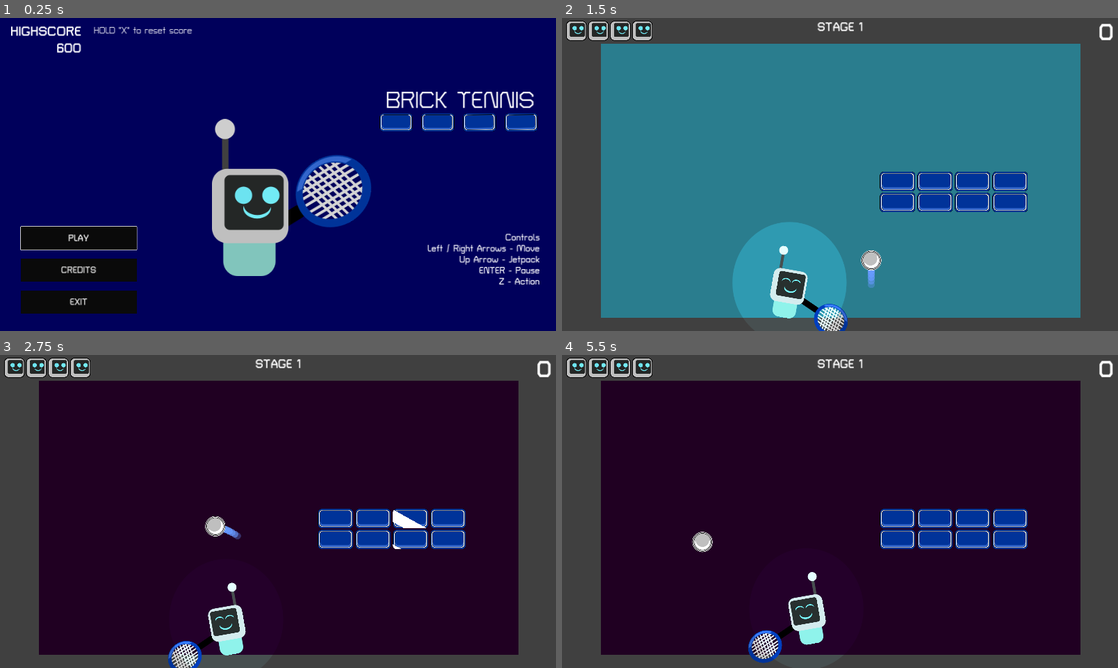
Above: before the commit, frames 1-4 (two rows, left to right).
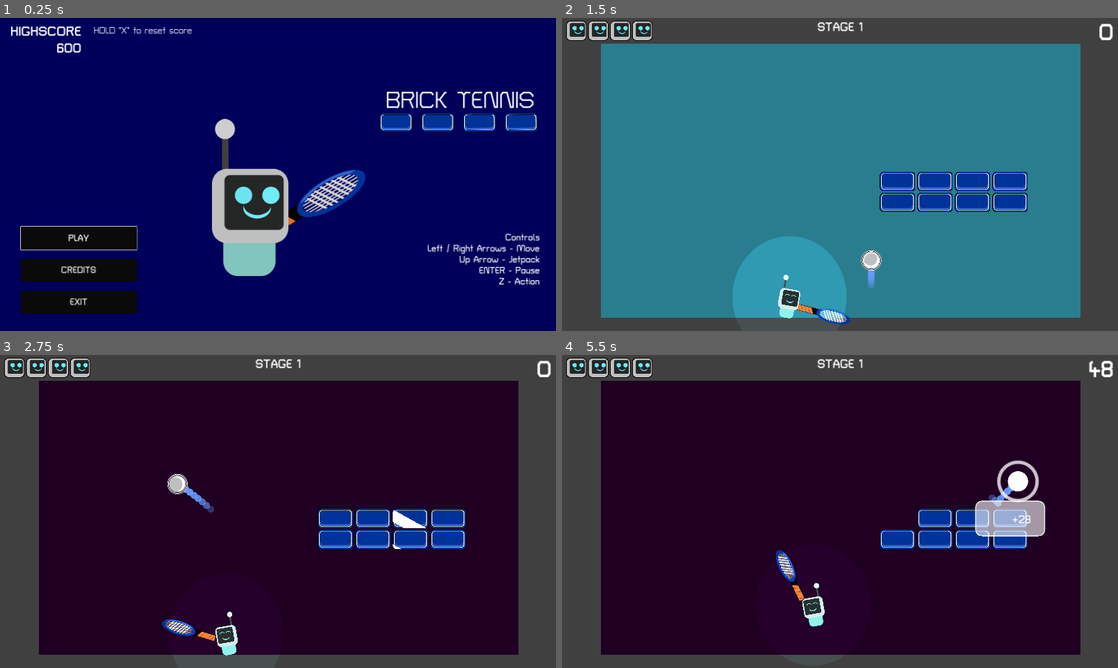
Above: after the commit, the same moments.

Repository: mathew-tran/bricktennis
Game: Godot game, scene res://Scenes/Title.tscn
The game is run twice, just before and just after one commit, with the same random seed, the same clock (stepped at 60 frames per second) and the same inputs.
Inputs:
- Up to frame 1 (0.25 s): no input
- Up to frame 2 (1.5 s): click "PLAY" at 0.5 s; tap Enter (pause) at 1.25 s; hold Right (move_right) from 1.28 s (still down); tap Z (shoot) at 1.35 s
- Up to frame 3 (2.75 s): release Right (move_right) at 2.03 s; hold Left (move_left) from 2.03 s (still down); tap Up (jetpack) at 2.1 s; tap Z (shoot) at 2.3 s
- Up to frame 4 (5.5 s): release Left (move_left) at 2.78 s; hold Right (move_right) 2.78-4.28 s; tap Z (shoot) at 2.85, 3.6, 4.55, 5.1 s; hold Up (jetpack) 4.28-5.03 s; hold Left (move_left) from 4.28 s (still down)

The runs differ from the first frame. In frame 1, 2.1% of the frame differs, in the area x 51-67%, y 43-67%; in frame 2, 2.2%; in frame 3, 2.0%; in frame 4, 4.2%, in the area x 23-100%, y 1-99%.

Commit message:
cleanup physics, and fix bug where ball breaks bricks when new level spawns

Diff:
--- /dev/null
+++ b/Art/HitEffect.svg
@@ -0,0 +1,38 @@
+<?xml version="1.0" encoding="UTF-8" standalone="no"?>
+<!-- Created with Inkscape (http://www.inkscape.org/) -->
+
+<svg
+   width="17.052971mm"
+   height="17.052971mm"
+   viewBox="0 0 17.052971 17.052971"
+   version="1.1"
+   id="svg1"
+   xmlns:inkscape="http://www.inkscape.org/namespaces/inkscape"
+   xmlns:sodipodi="http://sodipodi.sourceforge.net/DTD/sodipodi-0.dtd"
+   xmlns="http://www.w3.org/2000/svg"
+   xmlns:svg="http://www.w3.org/2000/svg">
+  <sodipodi:namedview
+     id="namedview1"
+     pagecolor="#ffffff"
+     bordercolor="#000000"
+     borderopacity="0.25"
+     inkscape:showpageshadow="2"
+     inkscape:pageopacity="0.0"
+     inkscape:pagecheckerboard="0"
+     inkscape:deskcolor="#d1d1d1"
+     inkscape:document-units="mm" />
+  <defs
+     id="defs1" />
+  <g
+     inkscape:label="Layer 1"
+     inkscape:groupmode="layer"
+     id="layer1"
+     transform="translate(-4.7785407,38.267131)">
+    <circle
+       style="fill:none;stroke:#ffffff;stroke-width:1.4;stroke-linecap:round;stroke-dasharray:none;stroke-opacity:0.764706"
+       id="path1"
+       cx="13.305027"
+       cy="-29.740644"
+       r="7.8264861" />
+  </g>
+</svg>
--- a/Art/Racket.svg
+++ b/Art/Racket.svg
@@ -23,9 +23,9 @@
      inkscape:pagecheckerboard="0"
      inkscape:deskcolor="#d1d1d1"
      inkscape:document-units="mm"
-     inkscape:zoom="1.4378367"
-     inkscape:cx="147.09598"
-     inkscape:cy="41.381612"
+     inkscape:zoom="8.1336326"
+     inkscape:cx="40.264912"
+     inkscape:cy="84.525578"
      inkscape:window-width="1920"
      inkscape:window-height="1001"
      inkscape:window-x="-7"
@@ -39,7 +39,7 @@
      transform="translate(-103.5896,-196.22085)"><g
        id="g55"
        style="fill:#d3d3d3;fill-opacity:1"
-       transform="matrix(-0.89181821,0.25280548,-0.25280548,-0.89181821,229.09908,215.06359)"
+       transform="matrix(-0.90081596,0.10667352,-0.25535609,-0.37631064,228.58419,213.76393)"
        inkscape:export-filename="Racket.svg"
        inkscape:export-xdpi="96"
        inkscape:export-ydpi="96"><rect
@@ -101,7 +101,7 @@
          ry="0.6259656" /></g><g
        id="g48"
        style="fill:#d3d3d3;fill-opacity:1"
-       transform="rotate(89.173452,22.812178,148.39544)"><rect
+       transform="matrix(0.01457103,0.421915,-1.0099841,0.00608696,169.76066,175.10463)"><rect
          style="fill:#d3d3d3;fill-opacity:1;fill-rule:evenodd;stroke:none;stroke-width:0.851913;stroke-linecap:square;stroke-linejoin:round;stroke-dasharray:none;paint-order:stroke fill markers"
          id="rect45"
          width="29.536821"
@@ -163,8 +163,25 @@
        d="m 127.60632,212.12931 c 0.0228,1.57997 -1.23082,2.87028 -2.81079,2.89308 l -20.79152,0.29996 c -0.8817,0.0127 -0.0823,-5.70387 -0.0823,-5.70387 l 20.79152,-0.29996 c 1.57997,-0.0228 2.87028,1.23082 2.89308,2.81079 z"
        sodipodi:nodetypes="ssscss" /><path
        id="path42"
-       style="fill:#003399;fill-rule:evenodd;stroke:#003399;stroke-width:1;stroke-linecap:square;stroke-linejoin:round;stroke-dasharray:none;paint-order:stroke fill markers"
-       d="m 143.11891,196.72288 a 15.45725,17.205389 89.173452 0 0 -16.98036,15.70343 15.45725,17.205389 89.173452 0 0 17.42633,15.20786 15.45725,17.205389 89.173452 0 0 16.98088,-15.70395 15.45725,17.205389 89.173452 0 0 -17.42685,-15.20734 z m -0.23978,2.04225 a 13.024419,14.497416 89.173452 0 1 14.68386,12.81369 13.024419,14.497416 89.173452 0 1 -14.30817,13.23226 13.024419,14.497416 89.173452 0 1 -14.68386,-12.8142 13.024419,14.497416 89.173452 0 1 14.30817,-13.23175 z" /><path
+       style="fill:#003399;fill-rule:evenodd;stroke:#003399;stroke-width:0.652852;stroke-linecap:square;stroke-linejoin:round;stroke-dasharray:none;paint-order:stroke fill markers"
+       d="m 141.73655,206.0249 a 6.5224501,17.378643 89.922488 0 0 -17.15168,6.6262 6.5224501,17.378643 89.922488 0 0 17.60215,6.4171 6.5224501,17.378643 89.922488 0 0 17.1522,-6.62643 6.5224501,17.378643 89.922488 0 0 -17.60267,-6.41687 z m -0.2422,0.86175 a 5.4958756,14.643401 89.922488 0 1 14.83201,5.40685 5.4958756,14.643401 89.922488 0 1 -14.45253,5.58347 5.4958756,14.643401 89.922488 0 1 -14.83201,-5.40707 5.4958756,14.643401 89.922488 0 1 14.45253,-5.58325 z" /><path
        id="path64"
-       style="fill:#3366cc;fill-rule:evenodd;stroke:#003399;stroke-width:1;stroke-linecap:square;stroke-linejoin:round;stroke-dasharray:none;paint-order:stroke fill markers"
-       d="m 143.11882,196.81483 a 15.45725,17.205389 89.173452 0 0 -14.25391,7.16545 h 2.7466 a 13.024419,14.497416 89.173452 0 1 11.26753,-5.1232 13.024419,14.497416 89.173452 0 1 11.73055,5.1232 h 3.25665 a 15.45725,17.205389 89.173452 0 0 -14.74742,-7.16545 z" /></g></svg>
+       style="fill:#3366cc;fill-rule:evenodd;stroke:#003399;stroke-width:0.652852;stroke-linecap:square;stroke-linejoin:round;stroke-dasharray:none;paint-order:stroke fill markers"
+       d="m 141.73646,206.0637 a 6.5224501,17.378643 89.922488 0 0 -14.39772,3.02353 h 2.77431 a 5.4958756,14.643401 89.922488 0 1 11.38121,-2.16178 5.4958756,14.643401 89.922488 0 1 11.8489,2.16178 h 3.28951 a 6.5224501,17.378643 89.922488 0 0 -14.89621,-3.02353 z" /><g
+       id="g5"
+       transform="translate(0,-8.6026952)"><path
+         id="path1"
+         style="fill:#e96c2a;fill-opacity:1;fill-rule:evenodd;stroke:#000000;stroke-width:0.2;stroke-linecap:round;stroke-linejoin:miter;stroke-dasharray:none;stroke-opacity:1;paint-order:stroke fill markers"
+         d="m 104.22832,218.21633 -0.30644,0.005 c 0,0 -0.71635,5.12548 -0.0429,5.65651 l 3.32951,-0.0476 c 0.112,-0.0826 0.14714,-0.23597 0.0755,-0.35915 z" /><path
+         id="rect1"
+         style="fill:#e96c2a;stroke:#000000;stroke-width:0.2;stroke-linecap:round;stroke-opacity:1"
+         d="m 107.60434,218.16775 -3.55172,0.0512 c -0.017,0.0673 -0.009,0.14112 0.0289,0.20618 l 3.17138,5.4529 3.36001,-0.0481 c 0.112,-0.0826 0.14709,-0.23597 0.0754,-0.35915 z" /><path
+         id="path2"
+         style="fill:#e96c2a;stroke:#000000;stroke-width:0.2;stroke-linecap:round;stroke-opacity:1"
+         d="m 111.19263,218.16775 -3.55172,0.0512 c -0.017,0.0674 -0.009,0.14112 0.0289,0.20619 l 3.17138,5.45289 3.36001,-0.048 c 0.112,-0.0826 0.14709,-0.23598 0.0754,-0.35916 z" /><path
+         id="path3"
+         style="fill:#e96c2a;stroke:#000000;stroke-width:0.2;stroke-linecap:round;stroke-opacity:1"
+         d="m 114.78092,218.16775 -3.55172,0.0512 c -0.017,0.0674 -0.009,0.14112 0.0289,0.20619 l 3.17138,5.45289 3.36001,-0.048 c 0.112,-0.0826 0.14709,-0.23598 0.0754,-0.35916 z" /><path
+         id="path4"
+         style="fill:#e96c2a;stroke:#000000;stroke-width:0.2;stroke-linecap:round;stroke-opacity:1"
+         d="m 118.36921,218.16775 -3.55172,0.0512 c -0.017,0.0674 -0.009,0.14112 0.0289,0.20619 l 3.17138,5.45289 3.36001,-0.048 c 0.112,-0.0826 0.14709,-0.23598 0.0754,-0.35916 z" /></g></g></svg>
--- a/Prefab/Ball.tscn
+++ b/Prefab/Ball.tscn
@@ -1,9 +1,10 @@
-[gd_scene load_steps=8 format=3 uid="uid://bl8s7sgb3th6r"]
+[gd_scene load_steps=9 format=3 uid="uid://bl8s7sgb3th6r"]
 
 [ext_resource type="Texture2D" uid="uid://doftsm7yu3cen" path="res://Art/Ball.svg" id="1_2ip2b"]
 [ext_resource type="Script" path="res://Scripts/Ball.gd" id="1_dug80"]
 [ext_resource type="Texture2D" uid="uid://fk0hi32nae0w" path="res://Art/BallParticle.svg" id="3_qdwdp"]
 [ext_resource type="AudioStream" uid="uid://2iykb8q02qj3" path="res://Audio/SFX/zap1.mp3" id="4_4k3hh"]
+[ext_resource type="Texture2D" uid="uid://b6q8iu23walxu" path="res://Art/HitEffect.svg" id="5_xhg0l"]
 
 [sub_resource type="PhysicsMaterial" id="PhysicsMaterial_obai6"]
 friction = 0.2
@@ -49,4 +50,7 @@
 stream = ExtResource("4_4k3hh")
 volume_db = -10.0
 
+[node name="HitEffect" type="Sprite2D" parent="."]
+texture = ExtResource("5_xhg0l")
+
 [connection signal="body_shape_entered" from="." to="." method="_on_body_shape_entered"]
--- a/Prefab/Player.tscn
+++ b/Prefab/Player.tscn
@@ -23,16 +23,17 @@
 [sub_resource type="CircleShape2D" id="CircleShape2D_727eo"]
 
 [sub_resource type="RectangleShape2D" id="RectangleShape2D_b2wsc"]
-size = Vector2(80, 158.5)
+size = Vector2(80, 104)
 
 [sub_resource type="RectangleShape2D" id="RectangleShape2D_yq06a"]
-size = Vector2(130, 130)
+size = Vector2(130, 109)
 
 [sub_resource type="Gradient" id="Gradient_bj5fg"]
 colors = PackedColorArray(1, 1, 1, 1, 1, 1, 1, 0.333333)
 
 [node name="Player" type="RigidBody2D"]
 position = Vector2(410, 319)
+scale = Vector2(0.2, 0.2)
 mass = 20.0
 physics_material_override = SubResource("PhysicsMaterial_cnx5s")
 gravity_scale = 3.0
@@ -53,14 +54,14 @@
 freeze = true
 
 [node name="Racket" parent="Hand" instance=ExtResource("1_wx2k5")]
-position = Vector2(171, 27)
-mass = 10.0
+position = Vector2(145, 28)
 physics_material_override = SubResource("PhysicsMaterial_vyegu")
 
 [node name="CollisionShape2D" type="CollisionShape2D" parent="Hand"]
 shape = SubResource("CircleShape2D_727eo")
 
 [node name="Sprite2D" type="Sprite2D" parent="."]
+scale = Vector2(0.6, 0.6)
 texture = ExtResource("1_cfaw8")
 flip_h = true
 
@@ -83,7 +84,8 @@
 offset = Vector2(-6, 0)
 
 [node name="CollisionShape2D" type="CollisionShape2D" parent="."]
-position = Vector2(0, 55.25)
+position = Vector2(0, 27.9999)
+scale = Vector2(0.6, 1)
 shape = SubResource("RectangleShape2D_b2wsc")
 
 [node name="HitCollision" type="Area2D" parent="."]
@@ -92,7 +94,8 @@
 collision_mask = 8
 
 [node name="CollisionShape2D" type="CollisionShape2D" parent="HitCollision"]
-position = Vector2(0, 60)
+position = Vector2(0, 70.5)
+scale = Vector2(0.6, 1)
 shape = SubResource("RectangleShape2D_yq06a")
 
 [node name="JetParticle" type="CPUParticles2D" parent="."]
--- a/Prefab/Racket.tscn
+++ b/Prefab/Racket.tscn
@@ -1,26 +1,37 @@
-[gd_scene load_steps=4 format=3 uid="uid://dj5amtiw3t0ai"]
+[gd_scene load_steps=5 format=3 uid="uid://dj5amtiw3t0ai"]
 
 [ext_resource type="Script" path="res://Scripts/Racket.gd" id="1_c6dyd"]
 [ext_resource type="Texture2D" uid="uid://cs6s62thpf5jb" path="res://Art/Racket.svg" id="1_us0ev"]
+[ext_resource type="AudioStream" uid="uid://douqk3ux1eynh" path="res://Audio/SFX/laser2.mp3" id="3_3vxtv"]
 
-[sub_resource type="CircleShape2D" id="CircleShape2D_7v2br"]
-custom_solver_bias = 1.0
-radius = 62.63
+[sub_resource type="RectangleShape2D" id="RectangleShape2D_80dmk"]
+size = Vector2(210, 20)
 
 [node name="Racket" type="RigidBody2D"]
 collision_layer = 2
 collision_mask = 0
-mass = 2.0
-lock_rotation = true
+mass = 30.0
 freeze = true
 freeze_mode = 1
+continuous_cd = 2
+contact_monitor = true
+max_contacts_reported = 5
 script = ExtResource("1_c6dyd")
 
 [node name="Sprite2D" type="Sprite2D" parent="."]
 texture = ExtResource("1_us0ev")
 
 [node name="CollisionShape2D" type="CollisionShape2D" parent="."]
-position = Vector2(43, -1)
-shape = SubResource("CircleShape2D_7v2br")
+position = Vector2(-2, -1)
+shape = SubResource("RectangleShape2D_80dmk")
 one_way_collision = true
 one_way_collision_margin = 90.7
+
+[node name="Timer" type="Timer" parent="."]
+wait_time = 0.1
+one_shot = true
+
+[node name="AudioStreamPlayer2D" type="AudioStreamPlayer2D" parent="."]
+stream = ExtResource("3_3vxtv")
+
+[connection signal="timeout" from="Timer" to="." method="_on_timer_timeout"]
--- a/Scenes/Main.tscn
+++ b/Scenes/Main.tscn
@@ -57,6 +57,7 @@
 
 [node name="Player" parent="." instance=ExtResource("3_id3je")]
 position = Vector2(756, 920)
+scale = Vector2(1, 1)
 
 [node name="CanvasLayer" parent="." instance=ExtResource("6_n6jnf")]
 
--- a/Scripts/AutoLoad/EventManager.gd
+++ b/Scripts/AutoLoad/EventManager.gd
@@ -5,6 +5,8 @@
 signal PlayerHit
 signal UpdatePlayerHealth(amount)
 signal AddPlayerHealth()
+
+signal NewRoundInit
 signal NewRoundStart
 
 signal PlayerDeath
--- a/Scripts/Ball.gd
+++ b/Scripts/Ball.gd
@@ -2,7 +2,8 @@
 
 class_name Ball
 
-var MaxSpeed = 2500
+var MaxSpeed = 2000
+var MinSpeed = 200
 var StartPosition = Vector2.ZERO
 
 func _enter_tree():
@@ -12,24 +13,47 @@
 	StartPosition = global_position
 	var tween = get_tree().create_tween()
 	tween.tween_property($Sprite2D, "scale", Vector2(1,1), .3)
+	EventManager.NewRoundInit.connect(OnNewRoundInit)
 	EventManager.NewRoundStart.connect(OnNewRoundStart)
 
+func OnNewRoundInit():
+	freeze = true
+	modulate = Color(20,20,20,.1)
+	$CollisionShape2D.disabled = true
 
 func OnNewRoundStart():
-	freeze = true
-	modulate = Color(20,20,20,.1)
+
 	var tween = get_tree().create_tween()
 	tween.tween_property(self, "global_position", StartPosition, 1.5)
 	await tween.finished
 	modulate = Color.WHITE
 	freeze = false
+	$CollisionShape2D.disabled = false
 
+func ShowRacketHitEffect():
+	var tween = get_tree().create_tween()
+	tween.tween_property($HitEffect, "scale", Vector2.ONE*5, .2)
+	await tween.finished
+
+	tween = get_tree().create_tween()
+	tween.tween_property($HitEffect, "scale", Vector2.ZERO, .1)
+	await tween.finished
 
 func _physics_process(delta):
 	if linear_velocity.length() > MaxSpeed:
 		linear_velocity = linear_velocity.normalized() * MaxSpeed
+	elif linear_velocity.length() < MinSpeed:
+		linear_velocity = linear_velocity.normalized() * (linear_velocity.length() + delta * 3)
+
+func Hit():
+	linear_velocity = linear_velocity.normalized() * (linear_velocity.length() * 1.5)
 
 func _on_body_shape_entered(body_rid, body, body_shape_index, local_shape_index):
+	if body is Racket:
+		if body.CanHit():
+			ShowRacketHitEffect()
+			linear_velocity = linear_velocity.normalized() * MaxSpeed
+			body.Hit()
 	$HitSound.pitch_scale = randf_range(1, 1.2)
 	$HitSound.play()
 	$Sprite2D.modulate = Color(50,50,50)
--- a/Scripts/Brick.gd
+++ b/Scripts/Brick.gd
@@ -37,6 +37,8 @@
 	if body is Ball:
 		if bIsDead:
 			return
+		body.Hit()
+		body.ShowRacketHitEffect()
 		bIsDead = true
 		$AudioStreamPlayer2D.play()
 		$CPUParticles2D.emitting = true
--- a/Scripts/GameManager.gd
+++ b/Scripts/GameManager.gd
@@ -38,6 +38,7 @@
 		EventManager.PlayerWon.emit()
 
 func OnLevelComplete():
+	EventManager.NewRoundInit.emit()
 	EventManager.RewardPoints.emit(200)
 	SpawnNextLevel()
 	EventManager.NewRoundStart.emit()
--- a/Scripts/Player.gd
+++ b/Scripts/Player.gd
@@ -12,8 +12,8 @@
 	RIGHT
 }
 
-var DefaultHandRotation = 35
-var TargetRotation = 120
+var DefaultHandRotation = 15
+var TargetRotation = 80
 
 var bCanMove = true
 
@@ -34,6 +34,7 @@
 
 func OnNewRoundStart():
 	freeze = true
+
 	$Sprite2D/HappyFace.visible = true
 	bCanBeHurt = false
 	$HitCollision.monitoring = false
@@ -156,7 +157,7 @@
 	$SwingSound.pitch_scale = randf_range(1.0,1.2)
 	$SwingSound.play()
 	var tween = get_tree().create_tween()
-	tween.tween_property($Hand, "rotation_degrees", targetDegrees, .20)
+	tween.tween_property($Hand, "rotation_degrees", targetDegrees, .30)
 	tween.set_trans(Tween.TRANS_CUBIC)
 	await tween.finished
 	tween = get_tree().create_tween()
@@ -191,7 +192,7 @@
 			angular_velocity += 10
 		else:
 			angular_velocity -= 10
-		var timer = get_tree().create_timer(randf_range(.8, 1.2))
+		var timer = get_tree().create_timer(randf_range(.2, .4))
 
 		await timer.timeout
 
--- a/Scripts/Racket.gd
+++ b/Scripts/Racket.gd
@@ -1,5 +1,19 @@
 extends RigidBody2D
 
+class_name Racket
 
 func SetCollisionEnabled(bEnable):
 	$CollisionShape2D.disabled = !bEnable
+
+func Hit():
+	if CanHit() == false:
+		return
+	$AudioStreamPlayer2D.play()
+	$Timer.start()
+	SetCollisionEnabled(false)
+
+func _on_timer_timeout():
+	SetCollisionEnabled(true)
+
+func CanHit():
+	return $CollisionShape2D.disabled == false
--- a/project.godot
+++ b/project.godot
@@ -12,7 +12,7 @@
 
 config/name="Bricktennis"
 run/main_scene="res://Scenes/Title.tscn"
-config/features=PackedStringArray("4.2", "Forward Plus")
+config/features=PackedStringArray("4.3", "Forward Plus")
 config/icon="res://icon.svg"
 
 [autoload]
@@ -33,45 +33,45 @@
 
 ui_accept={
 "deadzone": 0.5,
-"events": [Object(InputEventKey,"resource_local_to_scene":fa …(174 unchanged characters)… l_keycode":0,"key_label":0,"unicode":0,"echo":false,"script":null)
-, Object(InputEventKey,"resource_local_to_scene":false,"resource_name":"","device":0,"window_id":0,"alt_pressed":false,"shift_pressed":false,"ctrl_pressed":false,"meta_pressed":false,"pressed":false,"keycode":32,"physical_keycode":0,"key_label":0,"unicode":32,"echo":false,"script":null)
-, Object(InputEventKey,"resource_local_to_scene":false,"reso …(163 unchanged characters)… eycode":90,"key_label":0,"unicode":122,"echo":false,"script":null)
+"events": [Object(InputEventKey,"resource_local_to_scene":fa …(174 unchanged characters)… l_keycode":0,"key_label":0,"unicode":0,"location":0,"echo":false,"script":null)
+, Object(InputEventKey,"resource_local_to_scene":false,"resource_name":"","device":0,"window_id":0,"alt_pressed":false,"shift_pressed":false,"ctrl_pressed":false,"meta_pressed":false,"pressed":false,"keycode":32,"physical_keycode":0,"key_label":0,"unicode":32,"location":0,"echo":false,"script":null)
+, Object(InputEventKey,"resource_local_to_scene":false,"reso …(163 unchanged characters)… eycode":90,"key_label":0,"unicode":122,"location":0,"echo":false,"script":null)
 ]
 }
 move_left={
 "deadzone": 0.5,
-"events": [Object(InputEventKey,"resource_local_to_scene":fa …(175 unchanged characters)… ode":4194319,"key_label":0,"unicode":0,"echo":false,"script":null)
+"events": [Object(InputEventKey,"resource_local_to_scene":fa …(175 unchanged characters)… ode":4194319,"key_label":0,"unicode":0,"location":0,"echo":false,"script":null)
 ]
 }
 move_right={
 "deadzone": 0.5,
-"events": [Object(InputEventKey,"resource_local_to_scene":fa …(175 unchanged characters)… ode":4194321,"key_label":0,"unicode":0,"echo":false,"script":null)
+"events": [Object(InputEventKey,"resource_local_to_scene":fa …(175 unchanged characters)… ode":4194321,"key_label":0,"unicode":0,"location":0,"echo":false,"script":null)
 ]
 }
 shoot={
 "deadzone": 0.5,
-"events": [Object(InputEventKey,"resource_local_to_scene":fa …(172 unchanged characters)… eycode":90,"key_label":0,"unicode":122,"echo":false,"script":null)
+"events": [Object(InputEventKey,"resource_local_to_scene":fa …(172 unchanged characters)… eycode":90,"key_label":0,"unicode":122,"location":0,"echo":false,"script":null)
 ]
 }
 jetpack={
 "deadzone": 0.5,
-"events": [Object(InputEventKey,"resource_local_to_scene":fa …(175 unchanged characters)… ode":4194320,"key_label":0,"unicode":0,"echo":false,"script":null)
+"events": [Object(InputEventKey,"resource_local_to_scene":fa …(175 unchanged characters)… ode":4194320,"key_label":0,"unicode":0,"location":0,"echo":false,"script":null)
 ]
 }
 restart={
 "deadzone": 0.5,
-"events": [Object(InputEventKey,"resource_local_to_scene":fa …(172 unchanged characters)… eycode":82,"key_label":0,"unicode":114,"echo":false,"script":null)
+"events": [Object(InputEventKey,"resource_local_to_scene":fa …(172 unchanged characters)… eycode":82,"key_label":0,"unicode":114,"location":0,"echo":false,"script":null)
 ]
 }
 pause={
 "deadzone": 0.5,
-"events": [Object(InputEventKey,"resource_local_to_scene":fa …(175 unchanged characters)… ode":4194309,"key_label":0,"unicode":0,"echo":false,"script":null)
-, Object(InputEventKey,"resource_local_to_scene":false,"reso …(166 unchanged characters)… ode":4194305,"key_label":0,"unicode":0,"echo":false,"script":null)
+"events": [Object(InputEventKey,"resource_local_to_scene":fa …(175 unchanged characters)… ode":4194309,"key_label":0,"unicode":0,"location":0,"echo":false,"script":null)
+, Object(InputEventKey,"resource_local_to_scene":false,"reso …(166 unchanged characters)… ode":4194305,"key_label":0,"unicode":0,"location":0,"echo":false,"script":null)
 ]
 }
 reset={
 "deadzone": 0.5,
-"events": [Object(InputEventKey,"resource_local_to_scene":fa …(172 unchanged characters)… eycode":88,"key_label":0,"unicode":120,"echo":false,"script":null)
+"events": [Object(InputEventKey,"resource_local_to_scene":fa …(172 unchanged characters)… eycode":88,"key_label":0,"unicode":120,"location":0,"echo":false,"script":null)
 ]
 }
 
Not shown, added: Art/HitEffect.svg.import
Not shown, changed: Font/TurretRoad-Bold.ttf.import
Not shown, changed: Font/TurretRoad-ExtraBold.ttf.import
Not shown, changed: Font/TurretRoad-ExtraLight.ttf.import
Not shown, changed: Font/TurretRoad-Light.ttf.import
Not shown, changed: Font/TurretRoad-Medium.ttf.import
Not shown, changed: Font/TurretRoad-Regular.ttf.import
Not shown: 1 places in Prefab/Ball.tscn that only renumber resources
Not shown, changed: export_presets.cfg
